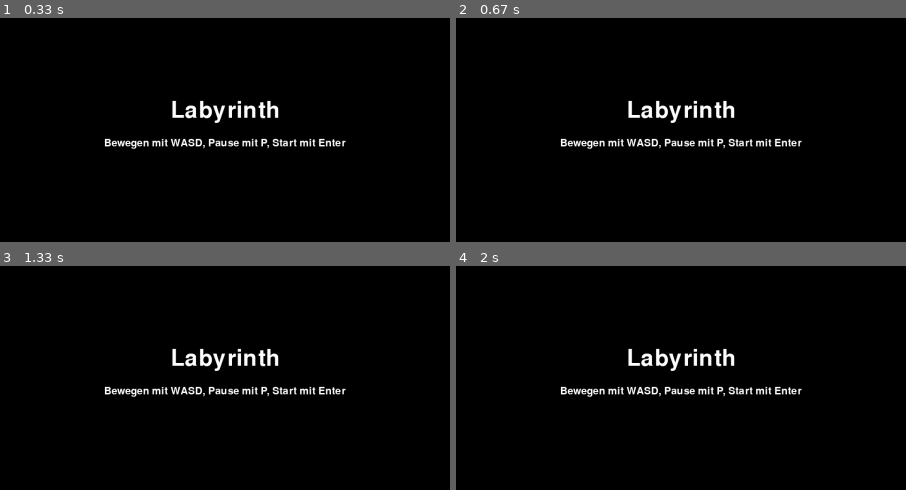
Above: before the commit, frames 1-4 (two rows, left to right).
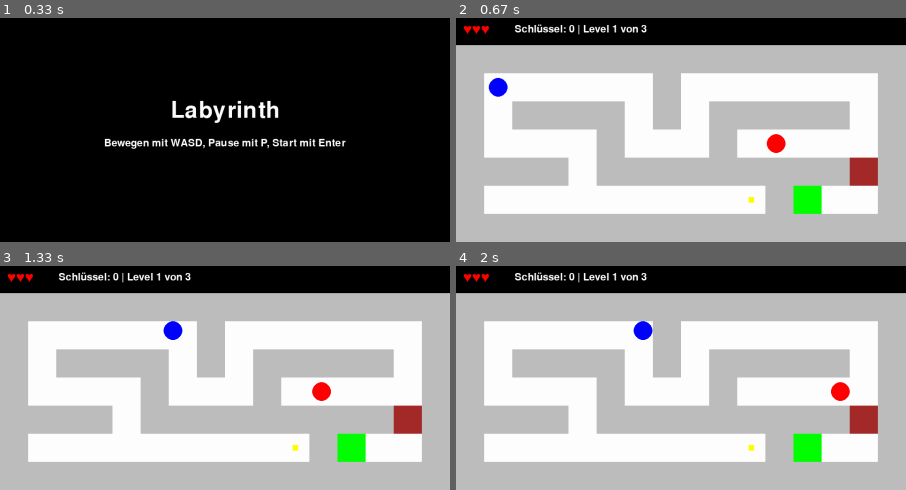
Above: after the commit, the same moments.

Repository: binaerverkehr/pygamece-tutorial
Game: pygame game, started from game.py
The game is run twice, just before and just after one commit, with the same random seed, the same clock (stepped at 60 frames per second) and the same inputs.
Inputs:
- Up to frame 1 (0.33 s): no input
- Up to frame 2 (0.67 s): tap Enter at 0.33 s
- Up to frame 3 (1.33 s): hold D 0.67-1.13 s; hold W from 1.17 s (still down)
- Up to frame 4 (2 s): release W at 1.47 s; hold D 1.5-1.97 s

Frame 1 is identical in both runs. In frame 2, 88% of the frame differs, in the area x 0-100%, y 2-100%; in frame 3, 88%; in frame 4, 88%.

Commit message:
3. Spiel mit Enter starten

Diff:
--- a/game.py
+++ b/game.py
@@ -114,6 +114,8 @@
                         self.state = "playing"
                 if event.key == pygame.K_r and self.state in ("game_over", "won"):
                     self.start_game()
+                if event.key == pygame.K_RETURN and self.state == "menu":
+                    self.state = "playing"
             if event.type == pygame.WINDOWFOCUSLOST and self.state == "playing":
                 self.state = "focus_paused"
             if event.type == pygame.WINDOWFOCUSGAINED and self.state == "focus_paused":
